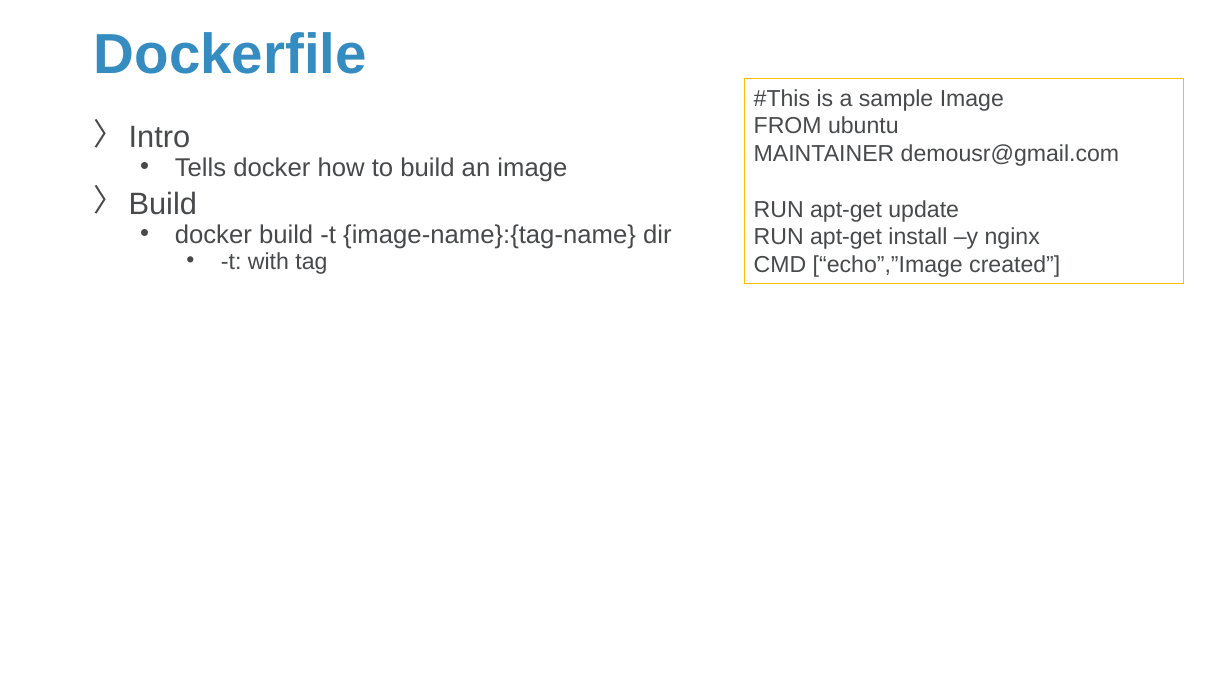
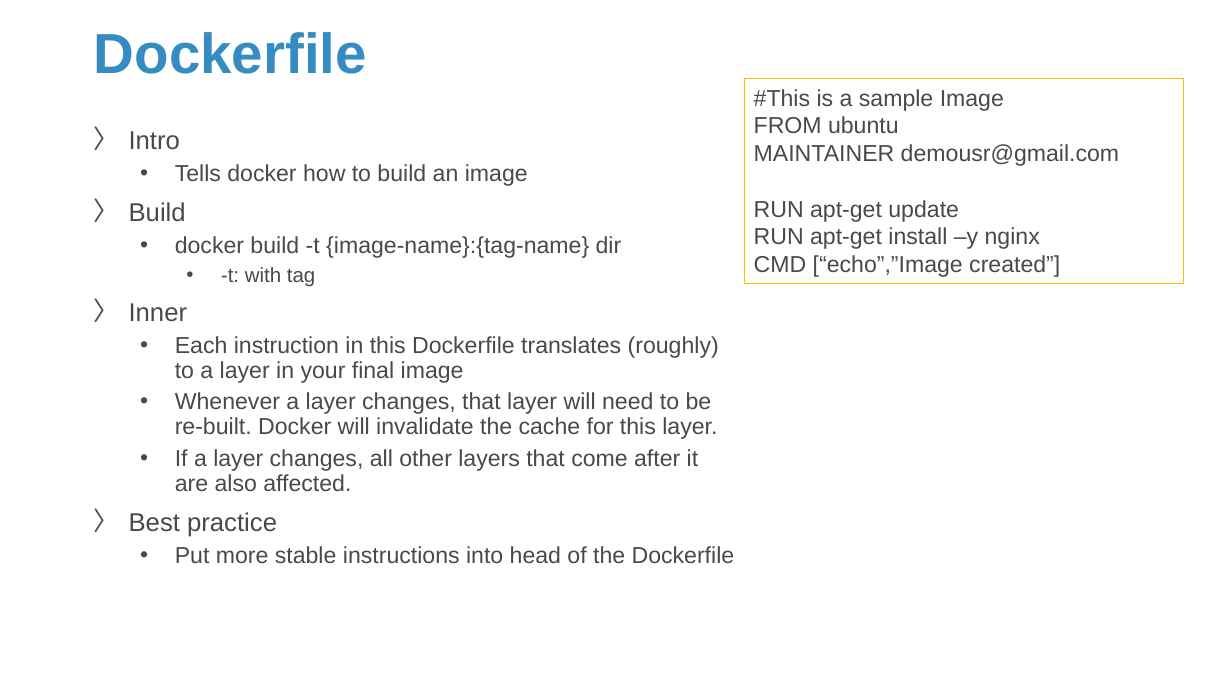
Before and after one commit to Sparks-Lu/TechNotes, a slide deck: slide 18 of Misc/Docker-Notes.pptx (slide 16 before the commit). Drawn at 1232x693 pixels with LibreOffice and Linux fonts; fonts in the diff are those of the drawing; background and template pictures are left out. Boxes give left, top, right and bottom in pixels: in the first picture for what was removed or moved away, otherwise in the second. Text is boxed around its words. In the diff, an @@ line names an element or a change of style, - is before the commit and + after.

```diff
--- a/Misc/Docker-Notes.pptx
+++ b/Misc/Docker-Notes.pptx
@@ text at (x1=129, y1=131, x2=622, y2=287): size 24 to 20 pt in "Intro", "Build"; size 20 to 18 pt in "Tells docker how to build an image", "docker build -t {image-name}:{tag-name} dir"; size 18 to 16 pt in "-t: with tag"; line spacing 0.7 to 0.9 @@
@@ text at (x1=129, y1=303, x2=735, y2=563): paragraphs added @@
+〉 Inner
+  • Each instruction in this Dockerfile translates (roughly) to a layer in your final image
+  • Whenever a layer changes, that layer will need to be re-built. Docker will invalidate the cache for this layer.
+  • If a layer changes, all other layers that come after it are also affected.
+〉 Best practice
+  • Put more stable instructions into head of the Dockerfile
```
Also in this commit, not shown: 11 other slides changed, 7 slides added, 8 other files.
